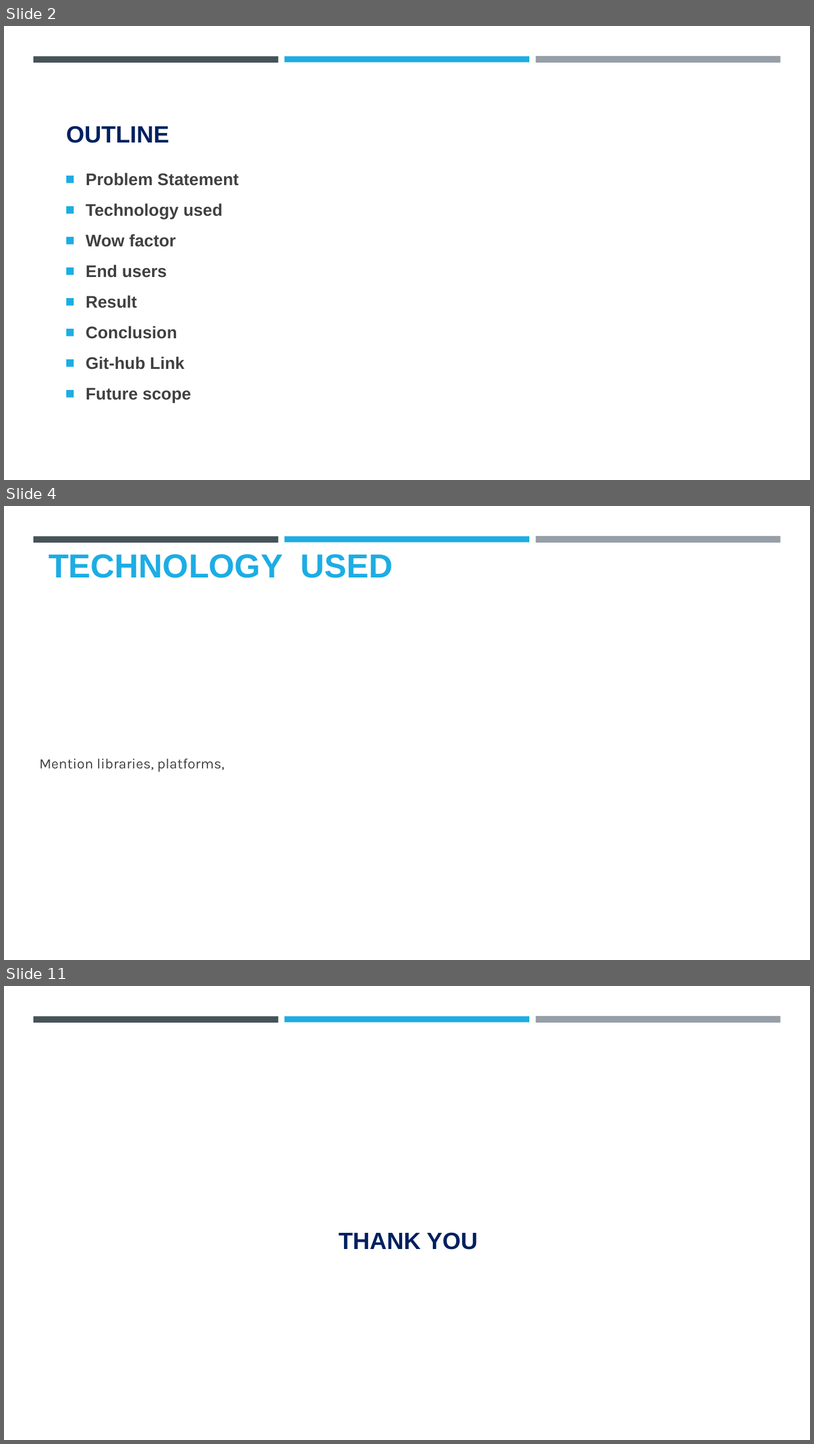
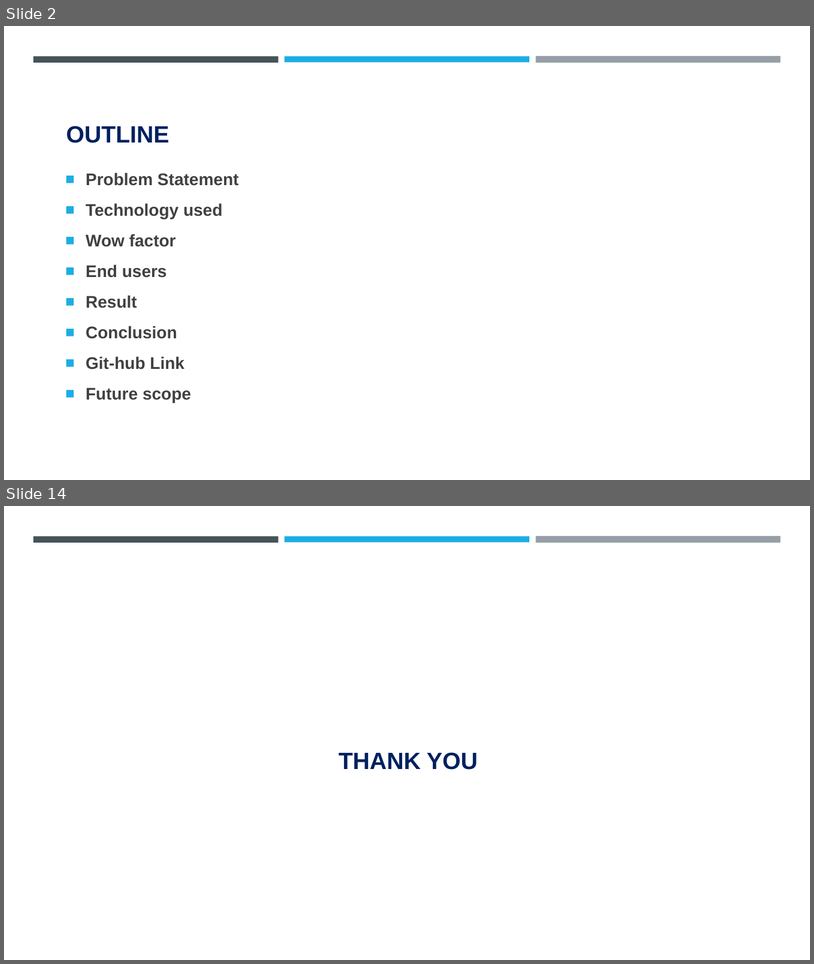
Before and after one commit to AniketDohale/Steganography, a slide deck: AICTE PPT Template.pptx. Shown one above the other, each under a label of ours: slides 2, 4 and 11 before the commit, slides 2 and 14 after it; the slides between them are not shown. The pictures are 814x1444 and 814x964 pixels, drawn with LibreOffice and Linux fonts; fonts in the diff are those of the drawing; background and template pictures are left out. Boxes give left, top, right and bottom in pixels: in the first picture for what was removed or moved away, otherwise in the second. Text is boxed around its words. In the diff, an @@ line names an element or a change of style, - is before the commit and + after.

```diff
--- a/AICTE PPT Template.pptx
+++ b/AICTE PPT Template.pptx
@@ slide 4 removed at [4, 506, 810, 960], background #FFFFFF; not listed: 3 template elements that a slide beside it also shows @@
@@ title removed at [48, 554, 393, 578] @@
-TECHNOLOGY USED
@@ text removed at [39, 758, 224, 772] @@
-Mention libraries, platforms,
@@ what was slide 11 is now slide 14 @@
```
Also in this commit, not shown: 1 slide changed, 10 slides added, 6 other slides removed, 5 other files.
